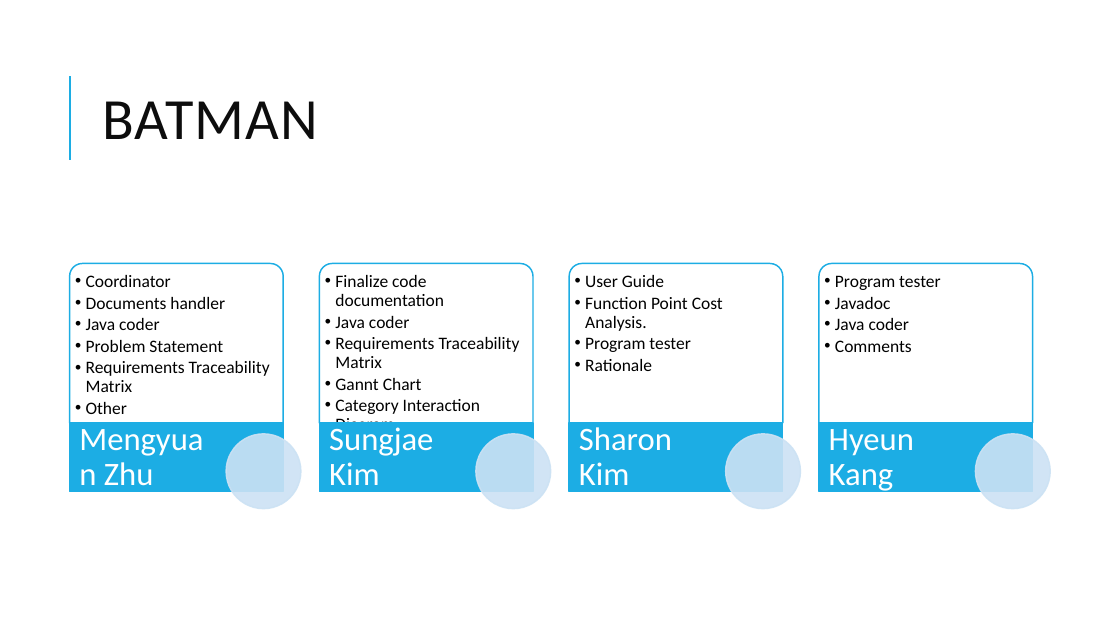
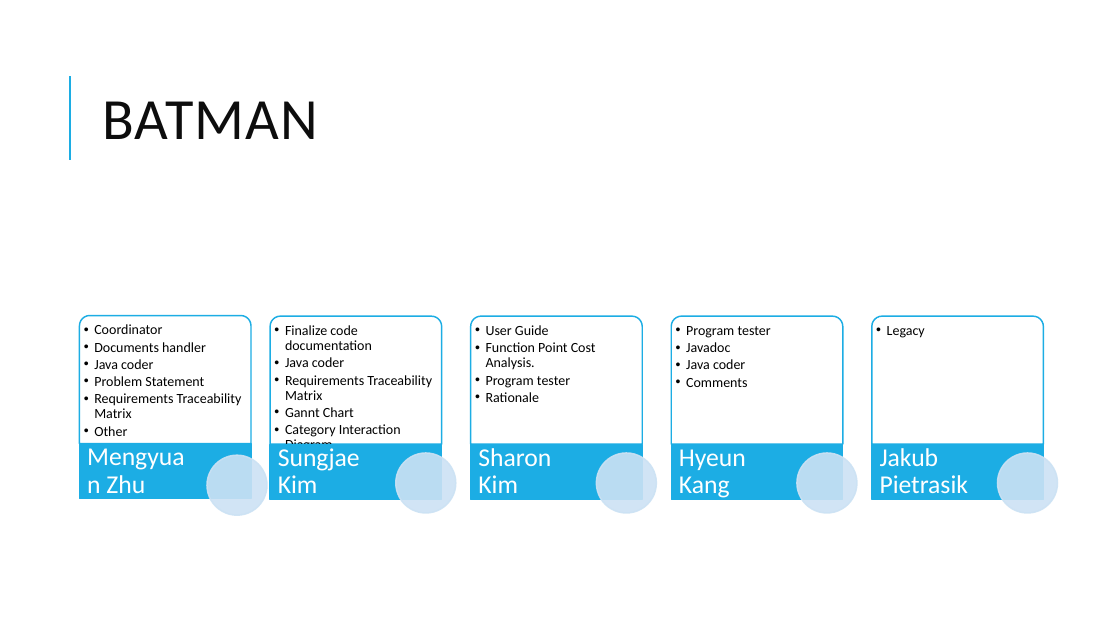
Before and after one commit to MengyuanZhu/SoftwareEngineering, a slide deck: slide 2 of Presentation.pptx. Drawn at 1120x630 pixels with LibreOffice and Linux fonts; fonts in the diff are those of the drawing. Boxes give left, top, right and bottom in pixels: in the first picture for what was removed or moved away, otherwise in the second. Text is boxed around its words. In the diff, an @@ line names an element or a change of style, - is before the commit and + after.

```diff
--- a/Presentation.pptx
+++ b/Presentation.pptx
@@ round same rect resized from (x1=70, y1=264, x2=283, y2=423) to (x1=80, y1=316, x2=251, y2=444) @@
@@ text "Coordinator" moved from (x1=86, y1=275, x2=270, y2=414) to (x1=94, y1=324, x2=242, y2=436) @@
@@ round same rect resized from (x1=319, y1=264, x2=533, y2=423) to (x1=271, y1=316, x2=442, y2=444) @@
@@ text "Finalize code documentation" moved from (x1=335, y1=275, x2=520, y2=435) to (x1=285, y1=325, x2=432, y2=453) @@
@@ text "User Guide" moved from (x1=585, y1=275, x2=723, y2=371) to (x1=486, y1=325, x2=596, y2=402) @@
@@ round same rect resized from (x1=570, y1=264, x2=783, y2=423) to (x1=671, y1=316, x2=843, y2=444) @@
@@ size 15 to 12 pt in 4 elements at (x1=94, y1=324, x2=242, y2=436), (x1=285, y1=325, x2=432, y2=453), (x1=486, y1=325, x2=596, y2=402), (x1=686, y1=326, x2=771, y2=387) @@
@@ text "Program tester" moved from (x1=835, y1=275, x2=940, y2=352) to (x1=686, y1=326, x2=771, y2=387) @@
@@ round same rect resized from (x1=819, y1=264, x2=1033, y2=423) to (x1=872, y1=316, x2=1044, y2=444) @@
@@ text "Mengyuan Zhu" moved from (x1=104, y1=462, x2=154, y2=493) to (x1=106, y1=475, x2=145, y2=493) @@
@@ rectangle resized from (x1=70, y1=423, x2=283, y2=492) to (x1=80, y1=444, x2=251, y2=499) @@
@@ text "Sungjae Kim" moved from (x1=329, y1=427, x2=433, y2=493) to (x1=278, y1=448, x2=360, y2=493) @@
@@ rectangle resized from (x1=319, y1=423, x2=533, y2=492) to (x1=271, y1=444, x2=442, y2=500) @@
@@ text "Sharon Kim" moved from (x1=579, y1=427, x2=672, y2=493) to (x1=478, y1=448, x2=551, y2=493) @@
@@ size 28 to 22 pt; less space between paragraphs in 4 elements at (x1=106, y1=475, x2=145, y2=493), (x1=278, y1=448, x2=360, y2=493), (x1=478, y1=448, x2=551, y2=493), (x1=679, y1=449, x2=746, y2=498) @@
@@ text "Hyeun Kang" moved from (x1=829, y1=429, x2=914, y2=493) to (x1=679, y1=449, x2=746, y2=498) @@
@@ rectangle resized from (x1=570, y1=423, x2=783, y2=492) to (x1=671, y1=444, x2=843, y2=500) @@
@@ rectangle resized from (x1=819, y1=423, x2=1033, y2=492) to (x1=872, y1=444, x2=1044, y2=500) @@
@@ group added at (x1=471, y1=316, x2=968, y2=513): 2 texts, 1 round same rect, 1 rectangle, 1 ellipse @@
+  • Legacy
+Jakub Pietrasik
@@ ellipse resized from (x1=226, y1=434, x2=301, y2=509) to (x1=207, y1=455, x2=266, y2=515) @@
@@ ellipse resized from (x1=476, y1=434, x2=551, y2=509) to (x1=396, y1=453, x2=455, y2=513) @@
@@ ellipse resized from (x1=726, y1=434, x2=801, y2=509) to (x1=797, y1=453, x2=857, y2=513) @@
@@ ellipse resized from (x1=975, y1=434, x2=1050, y2=509) to (x1=998, y1=453, x2=1058, y2=513) @@
```
Also in this commit, not shown: 8 other slides changed, 1 slide added.
